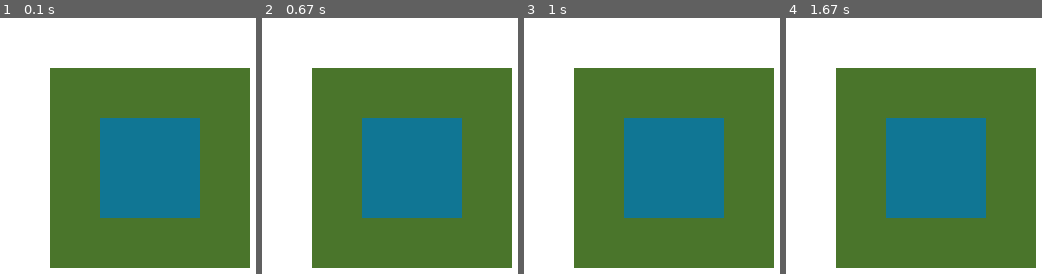
Above: before the commit, frames 1-4 (left to right).
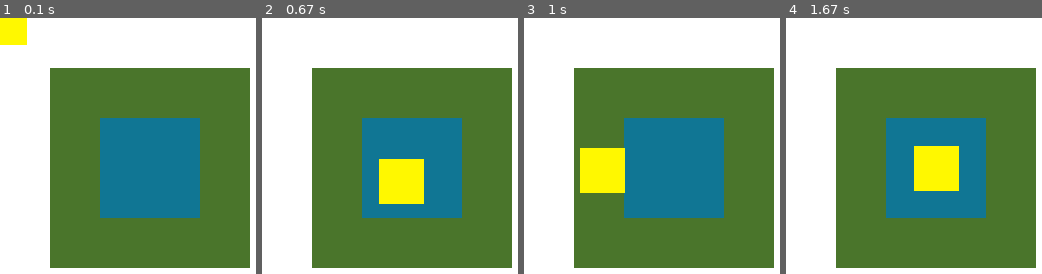
Above: after the commit, the same moments.

Repository: Victor-J-L/JOGO-PETEEL
Game: pygame game, started from cursopygame.py
The game is run twice, just before and just after one commit, with the same random seed, the same clock (stepped at 60 frames per second) and the same inputs.
Inputs (mouse positions are in pixels of both pictures, inside the frame that each line leads up to):
- Up to frame 1 (0.1 s): no input
- Up to frame 2 (0.67 s): hold Right from 0.33 s (still down); move the mouse to (400, 181) at 0.37 s
- Up to frame 3 (1 s): release Right at 0.8 s; hold Up from 0.83 s (still down); move the mouse to (600, 169) at 0.87 s
- Up to frame 4 (1.67 s): release Up at 1.13 s; press the mouse at (970, 194) at 1.2 s; move the mouse to (914, 125) at 1.3 s; release the mouse at (857, 56) at 1.43 s; hold Right from 1.5 s (still down); click (942, 66) at 1.58 s

The runs differ from the first frame. In frame 1, 1.1% of the frame differs, in the area x 0-11%, y 0-11%; in frame 2, 3.1%, in the area x 45-64%, y 55-73%; in frame 3, 3.1%; in frame 4, 3.1%.

Commit message:
Feito os exemplos do curso ate a aula 15

Diff:
--- a/cursopygame.py
+++ b/cursopygame.py
@@ -8,21 +8,44 @@
     cor_branca = (255,255,255)
     cor_azul = (16,118,148)
     cor_verde = (74,117,43)
+    cor_amarela = (255,248,0)
 
     sup = pygame.Surface((200,200))
     sup.fill(cor_verde)
     sup2 = pygame.Surface((100,100))
     sup2.fill(cor_azul)
+    ret= pygame.Rect(10, 10, 45, 45)
     sair = False
 
     while sair != True:
         for event in pygame.event.get():
             if event.type == pygame.QUIT:
                 sair = True
-        relogio.tick(30)
+            if event.type == pygame.MOUSEBUTTONDOWN:
+                pygame.mouse.set_pos(150,150)
+            #if event.type == pygame.MOUSEMOTION:
+                #ret = ret.move(g-10,-10)
+            if event.type == pygame.KEYDOWN:
+                if event.key == pygame.K_LEFT:
+                    ret.move_ip(-10,-0)
+                if event.key == pygame.K_RIGHT:
+                    ret.move_ip(10,-0)
+                if event.key == pygame.K_DOWN:
+                    ret.move_ip(0,10)
+                if event.key == pygame.K_UP:
+                    ret.move_ip(0,-10)
+                if event.key == pygame.K_SPACE:
+                    ret.move_ip(10,10)
+                if event.key == pygame.K_BACKSPACE:
+                    ret.move_ip(10,-10)
+        relogio.tick(150)
         tela.fill(cor_branca)
         tela.blit(sup,[50,50])
         tela.blit(sup2,[100,100])
+        (ret.left, ret.top) = pygame.mouse.get_pos()
+        ret.left -= ret.width/2
+        ret.top -= ret.height/2
+        pygame.draw.rect(tela, cor_amarela, ret)
         pygame.display.update()
     pygame.quit()
 
